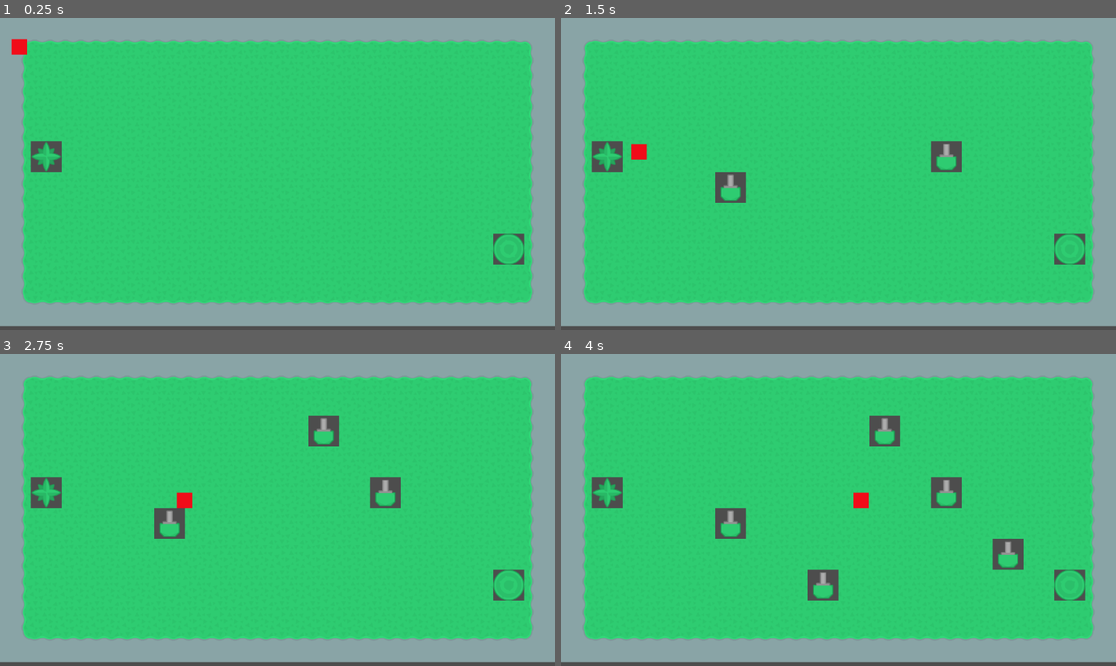
Above: before the commit, frames 1-4 (two rows, left to right).
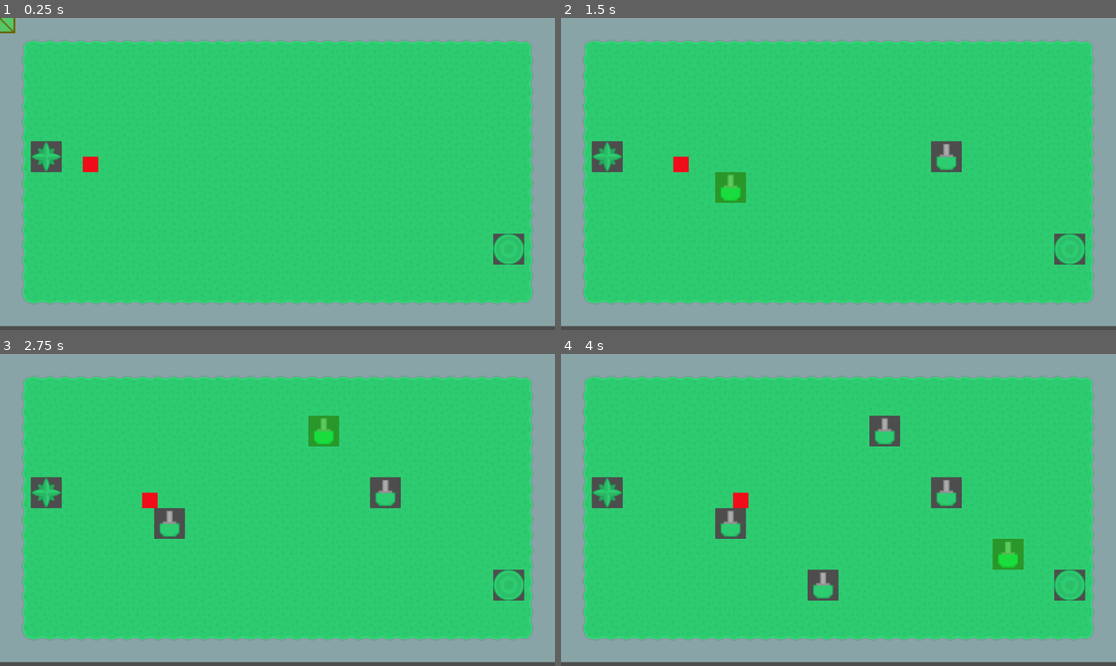
Above: after the commit, the same moments.

Repository: robmayhew/godot-questions
Game: Godot game, scene res://main.tscn
Same seed, same stepped clock (60 frames per second), same inputs: the game is played once before the commit and once after it.
Inputs (mouse positions are in pixels of both pictures, inside the frame that each line leads up to):
- Up to frame 1 (0.25 s): no input
- Up to frame 2 (1.5 s): move the mouse to (960, 158) at 0.52 s; click (960, 158) at 0.67 s; move the mouse to (727, 189) at 1.27 s; click (727, 189) at 1.42 s
- Up to frame 3 (2.75 s): move the mouse to (333, 441) at 2.02 s; click (333, 441) at 2.17 s
- Up to frame 4 (4 s): move the mouse to (810, 572) at 2.77 s; click (810, 572) at 2.92 s; move the mouse to (1005, 556) at 3.52 s; click (1005, 556) at 3.67 s

The runs differ from the first frame. In frame 1, 0.4% of the frame differs, in the area x 0-18%, y 0-50%; in frame 2, 0.8%; in frame 3, 0.8%; in frame 4, 0.9%, in the area x 30-84%, y 44-70%.

Commit message:
Cursor movement. Looping.

Diff:
--- a/towerdefence/creep.gd
+++ b/towerdefence/creep.gd
@@ -1,6 +1,6 @@
 extends CharacterBody2D
 
-@export var speed := 200.0
+@export var speed := 50.0
 var target_position:Vector2 = Vector2.ZERO
 signal ready_for_next_cell
 
--- /dev/null
+++ b/towerdefence/cursor.gd
@@ -0,0 +1,19 @@
+extends Node2D
+
+
+# Called when the node enters the scene tree for the first time.
+func _ready() -> void:
+	pass # Replace with function body.
+
+
+# Called every frame. 'delta' is the elapsed time since the previous frame.
+func _process(delta: float) -> void:
+	pass
+
+func blocking(blocking:bool):
+	if blocking:
+		$Error.visible = true
+		$Status.color = Color(0.922, 0.0, 0.0, 0.365)
+	else:
+		$Error.visible = false
+		$Status.color = Color(0.0, 0.945, 0.0, 0.455)
--- /dev/null
+++ b/towerdefence/cursor.tscn
@@ -0,0 +1,18 @@
+[gd_scene load_steps=3 format=3 uid="uid://whqe3y7lk1fr"]
+
+[ext_resource type="Script" uid="uid://dsp0d1uteoiwr" path="res://cursor.gd" id="1_5l68f"]
+[ext_resource type="Texture2D" uid="uid://dm32vsgrsqycb" path="res://art/error_cursor.png" id="1_fsq4c"]
+
+[node name="Cursor" type="Node2D"]
+script = ExtResource("1_5l68f")
+
+[node name="Error" type="Sprite2D" parent="."]
+scale = Vector2(2, 2)
+texture = ExtResource("1_fsq4c")
+
+[node name="Status" type="ColorRect" parent="."]
+offset_left = -32.0
+offset_top = -32.0
+offset_right = 32.0
+offset_bottom = 32.0
+color = Color(0.039215688, 1, 0.05490196, 0.39607844)
--- a/towerdefence/global.gd
+++ b/towerdefence/global.gd
@@ -37,9 +37,24 @@
 			var is_open = tile_data.get_custom_data("open")
 			set_cell_solid(cell_pos, not is_open)
 
+func will_block_path(cell:Vector2i):
+	if astar_grid.is_point_solid(cell):
+		return true
+	set_cell_solid(cell, true)
+	var path = astar_grid.get_id_path(CREEP_SPAWN, CREEP_TARGET)
+	set_cell_solid(cell, false)
+	return path.size() < 1
+
 func set_cell_solid(grid_pos: Vector2i, solid: bool) -> void:
 	if astar_grid.is_in_boundsv(grid_pos):
 		astar_grid.set_point_solid(grid_pos, solid)
+
+
+func is_at_target(tilemap_layer:TileMapLayer, global_poisition:Vector2):
+	if global_poisition == Vector2.ZERO:
+		return false
+	var cell = tilemap_layer.local_to_map(global_poisition)
+	return cell == CREEP_TARGET
 
 func compute_next_target_position(tilemap_layer:TileMapLayer, global_position:Vector2):
 	var start_pos: Vector2i
--- a/towerdefence/main.gd
+++ b/towerdefence/main.gd
@@ -11,20 +11,36 @@
 	if event is InputEventMouseButton:
 		if event.button_index == MOUSE_BUTTON_LEFT and event.pressed:
 			_handle_click(event.position)
+	if event is InputEventMouseMotion:
+		var pos = event.position
+		var cell = tilemap_layer.local_to_map(pos)
+
+		$Cursor.blocking(Global.will_block_path(cell))
+		$Cursor.position = tilemap_layer.map_to_local(cell)
 
 func _handle_click(global_position: Vector2) -> void:
 	# Convert global mouse position to tilemap coordinates
 	var tilemap_pos = tilemap_layer.local_to_map(global_position)
 	var data = tilemap_layer.get_cell_tile_data(tilemap_pos)
 	if data.get_custom_data("open"):
-		# Update the tilemap cell (example: set to solid tile ID 1)
-		# You can change the tile ID to whatever represents "solid" in your tileset
-		tilemap_layer.set_cell(tilemap_pos, 1, Vector2i(19,10))
+		if not Global.will_block_path(tilemap_pos):
 
-		# Update the AstarGrid2D to mark this cell as solid
-		Global.set_cell_solid(tilemap_pos, true)
+			# Update the tilemap cell (example: set to solid tile ID 1)
+			# You can change the tile ID to whatever represents "solid" in your tileset
+			tilemap_layer.set_cell(tilemap_pos, 1, Vector2i(19,10))
+
+			# Update the AstarGrid2D to mark this cell as solid
+			Global.set_cell_solid(tilemap_pos, true)
+			# Check if grid is now blocked
 
 
 func _on_creep_ready_for_next_cell(global_position:Vector2) -> void:
+	if Global.is_at_target(tilemap_layer, global_position):
+		var new_position = tilemap_layer.map_to_local(Global.CREEP_SPAWN)
+		$Creep.global_position = new_position
+		$Creep.target_position = new_position;
+		return
 	var new_position = Global.compute_next_target_position(tilemap_layer, global_position)
+	if global_position == Vector2.ZERO:
+		$Creep.global_position = new_position
 	$Creep.target_position = new_position;
--- a/towerdefence/main.tscn
+++ b/towerdefence/main.tscn
@@ -1,9 +1,10 @@
-[gd_scene load_steps=8 format=4 uid="uid://ddfq1jsm3741"]
+[gd_scene load_steps=9 format=4 uid="uid://ddfq1jsm3741"]
 
 [ext_resource type="Script" uid="uid://c2dmvx4s87ccs" path="res://main.gd" id="1_ig7tw"]
 [ext_resource type="Texture2D" uid="uid://b4pfel75x6o7u" path="res://art/simple_tilemap.png" id="2_0xm2m"]
 [ext_resource type="Texture2D" uid="uid://bmwbgo2x06nh3" path="res://art/towerDefense_tilesheet.png" id="3_h2yge"]
 [ext_resource type="PackedScene" uid="uid://cv3hw5mb7ysvc" path="res://creep.tscn" id="4_1bvp3"]
+[ext_resource type="PackedScene" uid="uid://whqe3y7lk1fr" path="res://cursor.tscn" id="5_lquwl"]
 
 [sub_resource type="TileSetAtlasSource" id="TileSetAtlasSource_h2yge"]
 texture = ExtResource("2_0xm2m")
@@ -1265,4 +1266,6 @@
 
 [node name="Creep" parent="." instance=ExtResource("4_1bvp3")]
 
+[node name="Cursor" parent="." instance=ExtResource("5_lquwl")]
+
 [connection signal="ready_for_next_cell" from="Creep" to="." method="_on_creep_ready_for_next_cell"]
Binary file added: towerdefence/art/error_cursor.png
Not shown, added: towerdefence/art/error_cursor.png.import
Not shown, added: towerdefence/cursor.gd.uid
